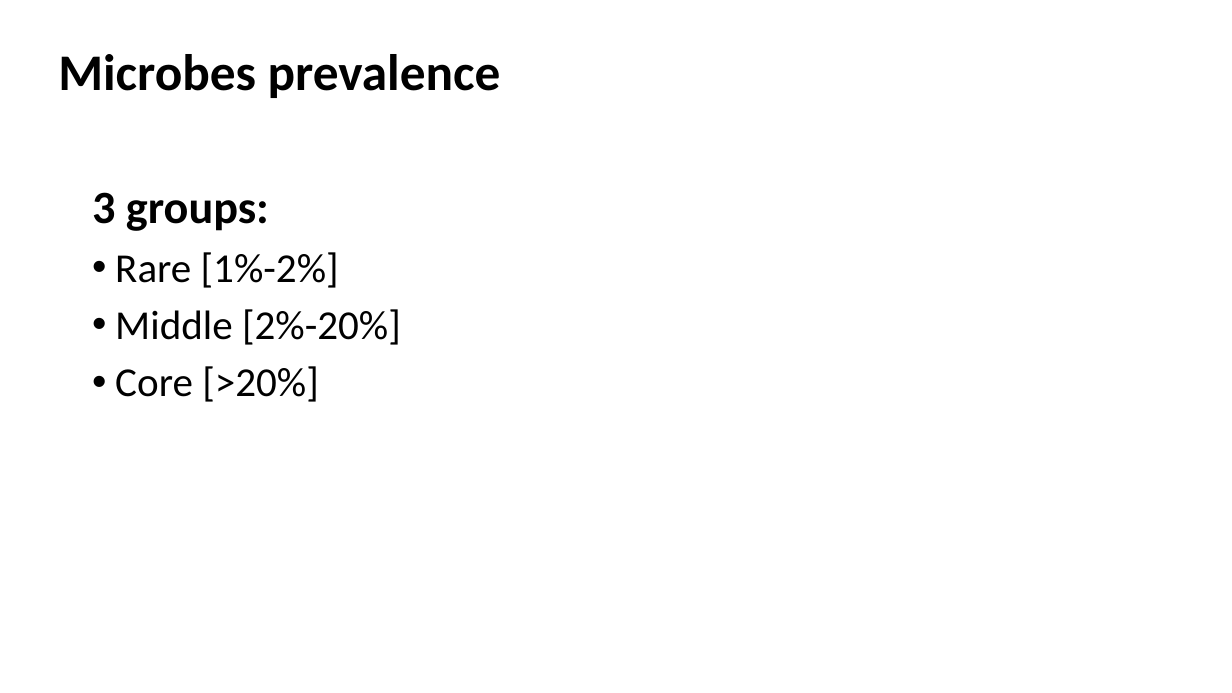
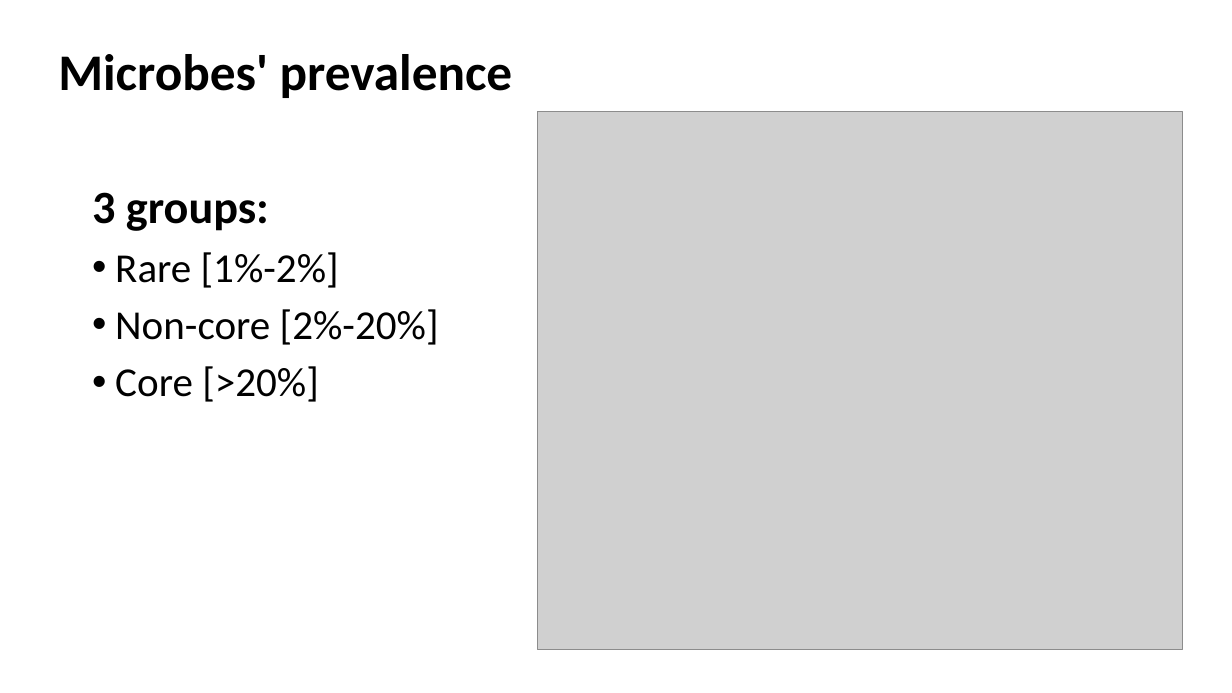
Before and after one commit to Ecological-Complexity-Lab/Microbiome_Structure_Madagascar, a slide deck: slide 13 of presentations/project story.pptx. Drawn at 1232x693 pixels with LibreOffice and Linux fonts; fonts in the diff are those of the drawing; grey boxes stand for pictures. Boxes give left, top, right and bottom in pixels: in the first picture for what was removed or moved away, otherwise in the second. Text is boxed around its words. In the diff, an @@ line names an element or a change of style, - is before the commit and + after.

```diff
--- a/presentations/project story.pptx
+++ b/presentations/project story.pptx
@@ text at box(58, 54, 513, 98): text changed @@
-Microbes prevalence
+Microbes' prevalence
@@ picture added at box(537, 112, 1183, 650) @@
@@ text at box(115, 309, 439, 345): text changed @@
-• Middle [2%-20%]
+• Non-core [2%-20%]
```
Also in this commit, not shown: 12 other slides changed, 3 slides added, 10 slides removed, 1 other file.
